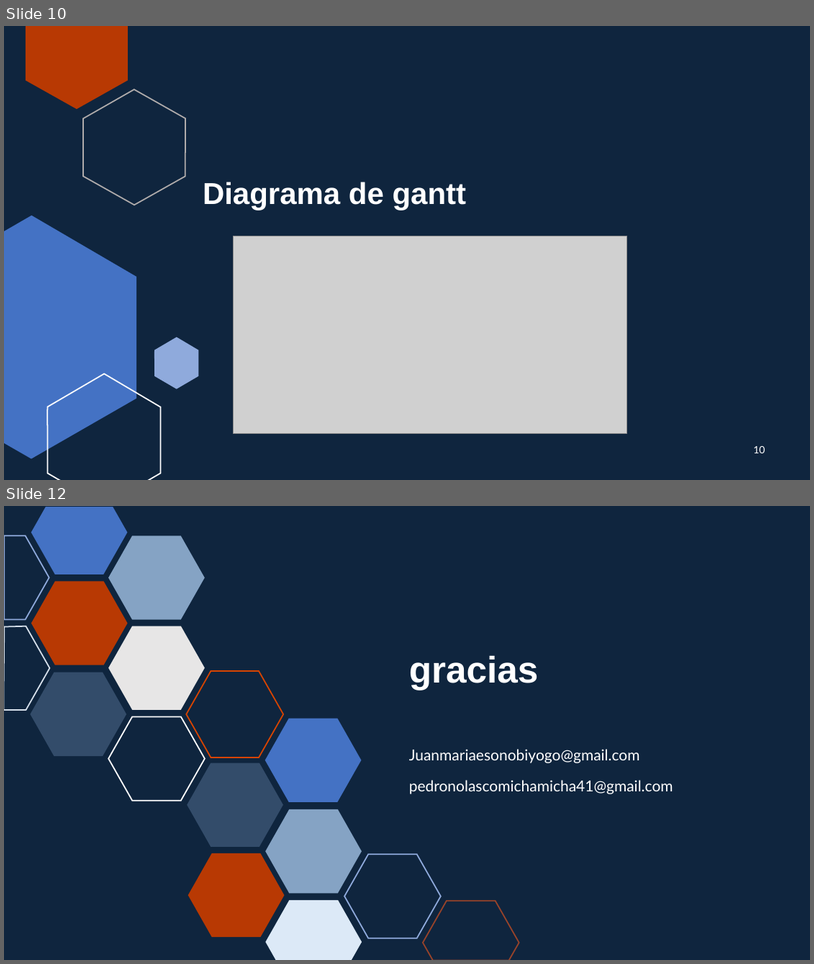
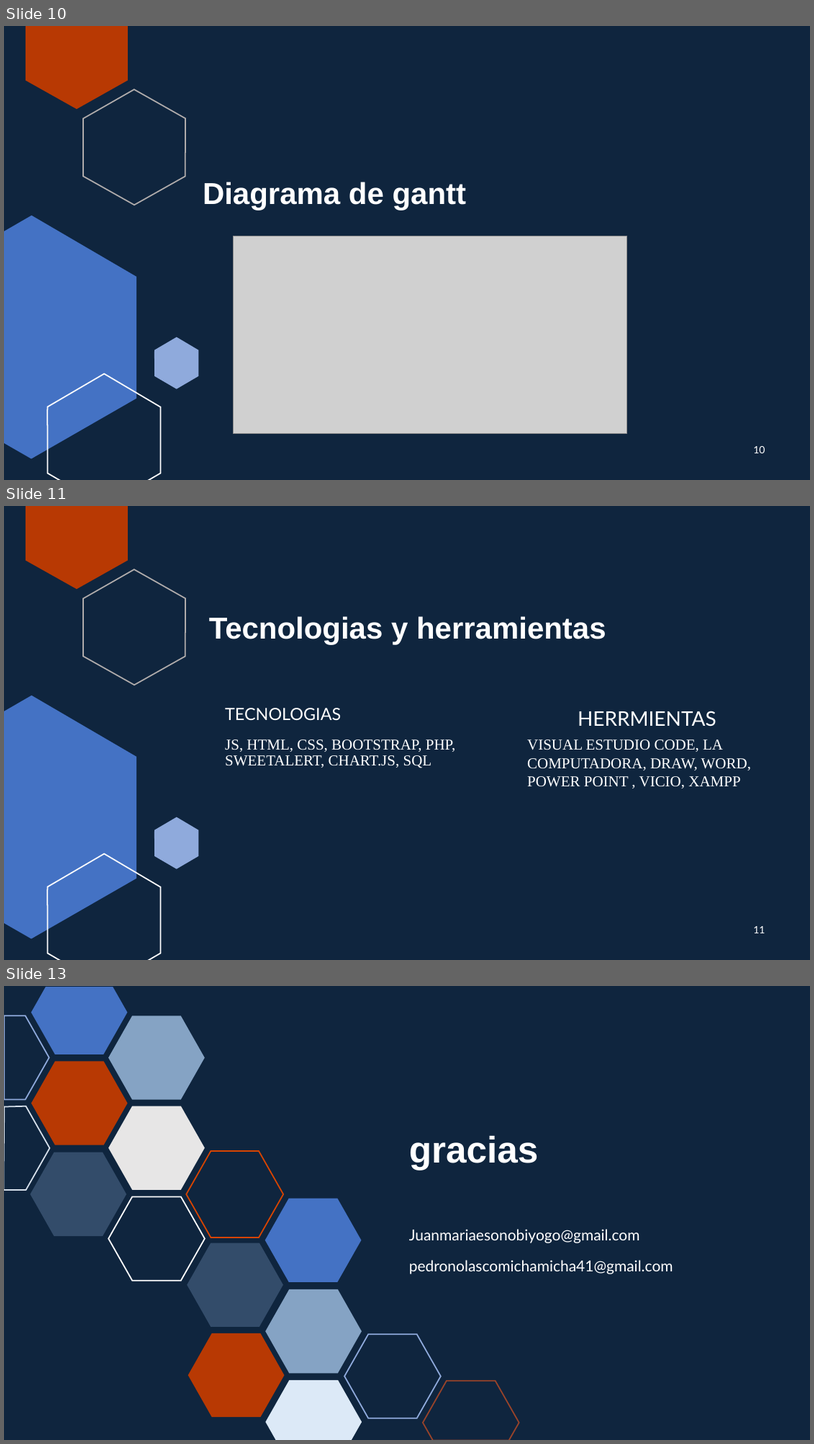
Before and after one commit to teresalaura0202/Juanmaria_Nolasco, a slide deck: documento/Presentación1.pptx. Shown one above the other, each under a label of ours: slides 10 and 12 before the commit, slides 10, 11 and 13 after it; the slides between them are not shown. The pictures are 814x964 and 814x1444 pixels, drawn with LibreOffice and Linux fonts; fonts in the diff are those of the drawing; grey boxes stand for pictures. Boxes give left, top, right and bottom in pixels: in the first picture for what was removed or moved away, otherwise in the second. Text is boxed around its words. In the diff, an @@ line names an element or a change of style, - is before the commit and + after.

```diff
--- a/documento/Presentación1.pptx
+++ b/documento/Presentación1.pptx
@@ slide 11 added at (4, 506, 810, 960), background #0F253E; not listed: 5 template elements that a slide beside it also shows @@
@@ title added at (209, 616, 607, 644), 36 pt, text #FFFFFF, bold @@
+Tecnologias y herramientas
@@ text added at (225, 708, 455, 768), 18 pt, text #FFFFFF @@
+TECNOLOGIAS
+JS, HTML, CSS, BOOTSTRAP, PHP, SWEETALERT, CHART.JS, SQL
@@ text added at (527, 710, 751, 788), 18 pt, text #FFFFFF @@
+HERRMIENTAS
+VISUAL ESTUDIO CODE, LA COMPUTADORA, DRAW, WORD, POWER POINT , VICIO, XAMPP
@@ page number added at (754, 926, 765, 933), 12 pt, text #FFFFFF @@
+11
@@ what was slide 12 is now slide 13 @@
```
Also in this commit, not shown: 4 slides changed, 25 other files.
